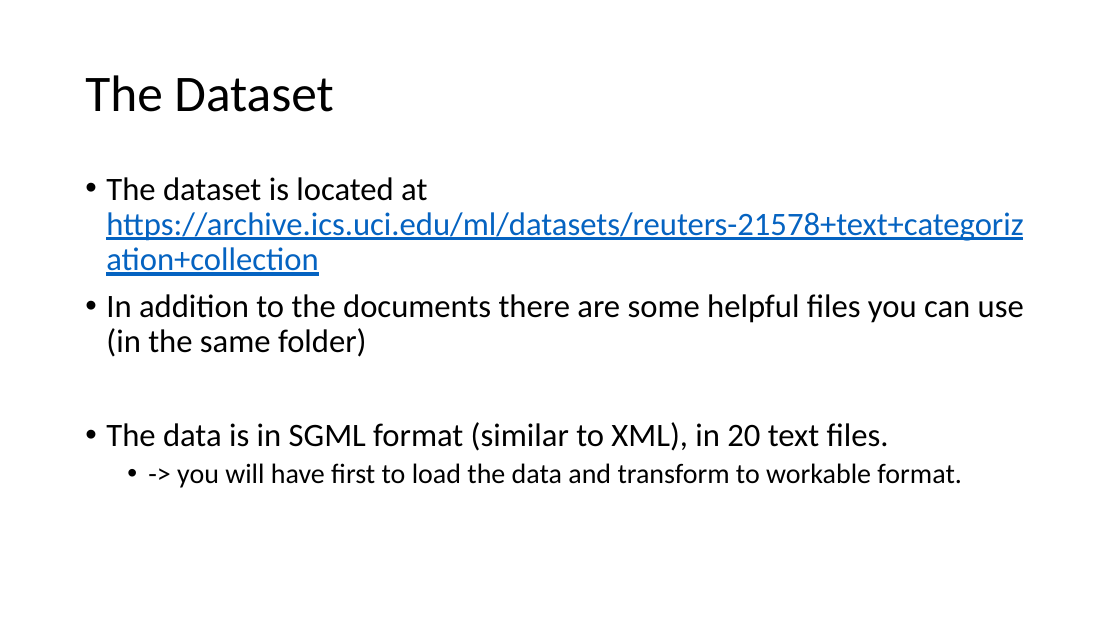
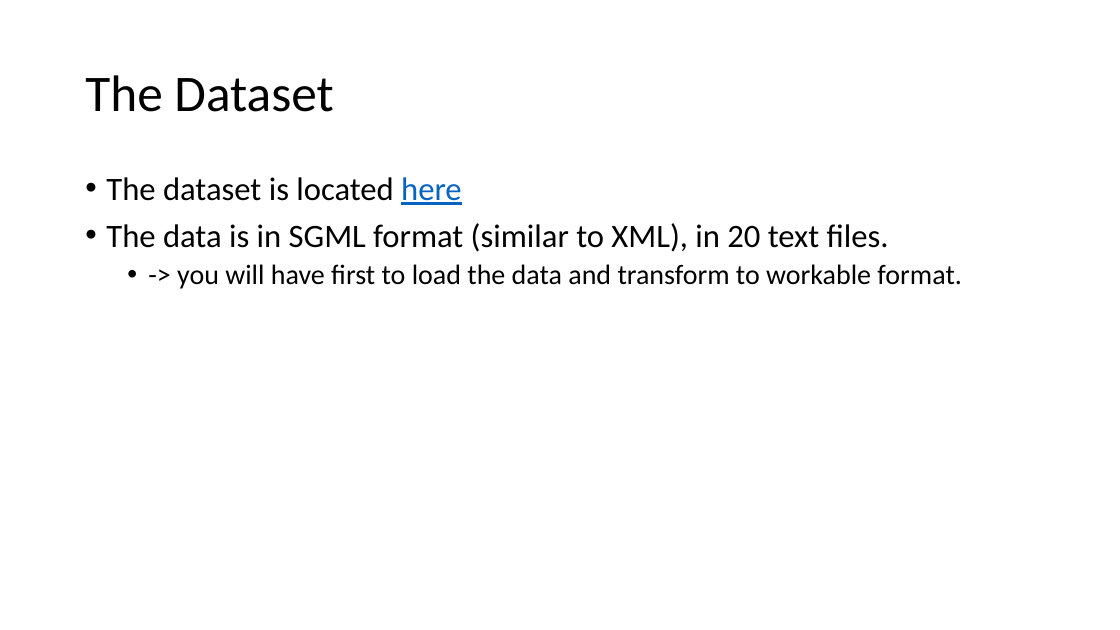
Before and after one commit to scaperex/python_workshop_intermediate, a slide deck: slide 3 of challenge.pptx. Drawn at 1120x630 pixels with LibreOffice and Linux fonts; fonts in the diff are those of the drawing. Boxes give left, top, right and bottom in pixels: in the first picture for what was removed or moved away, otherwise in the second. Text is boxed around its words. In the diff, an @@ line names an element or a change of style, - is before the commit and + after.

```diff
--- a/challenge.pptx
+++ b/challenge.pptx
@@ text at [106, 177, 462, 205]: text changed @@
-• The dataset is located at https://archive.ics.uci.edu/ml/datasets/reuters-21578+text+categorization+collection
-• In addition to the documents there are some helpful files you can use (in the same folder)
+• The dataset is located here
```
Also in this commit, not shown: 6 other slides changed, 6 slides added, 1 other file.
